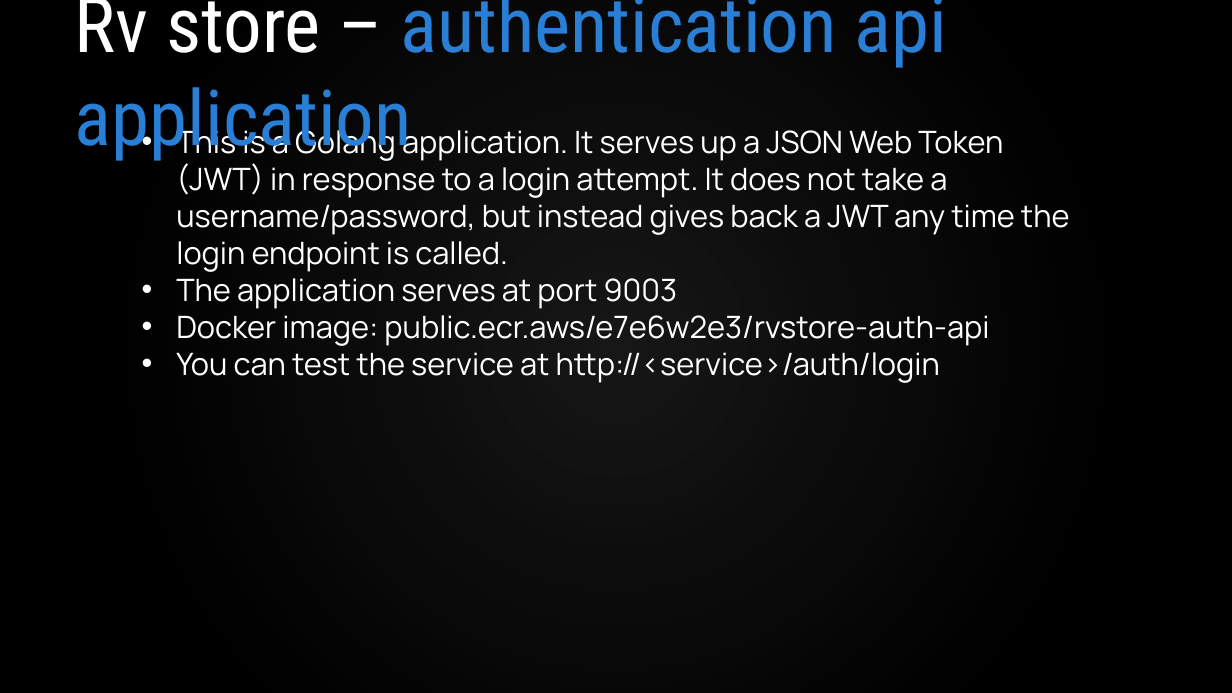
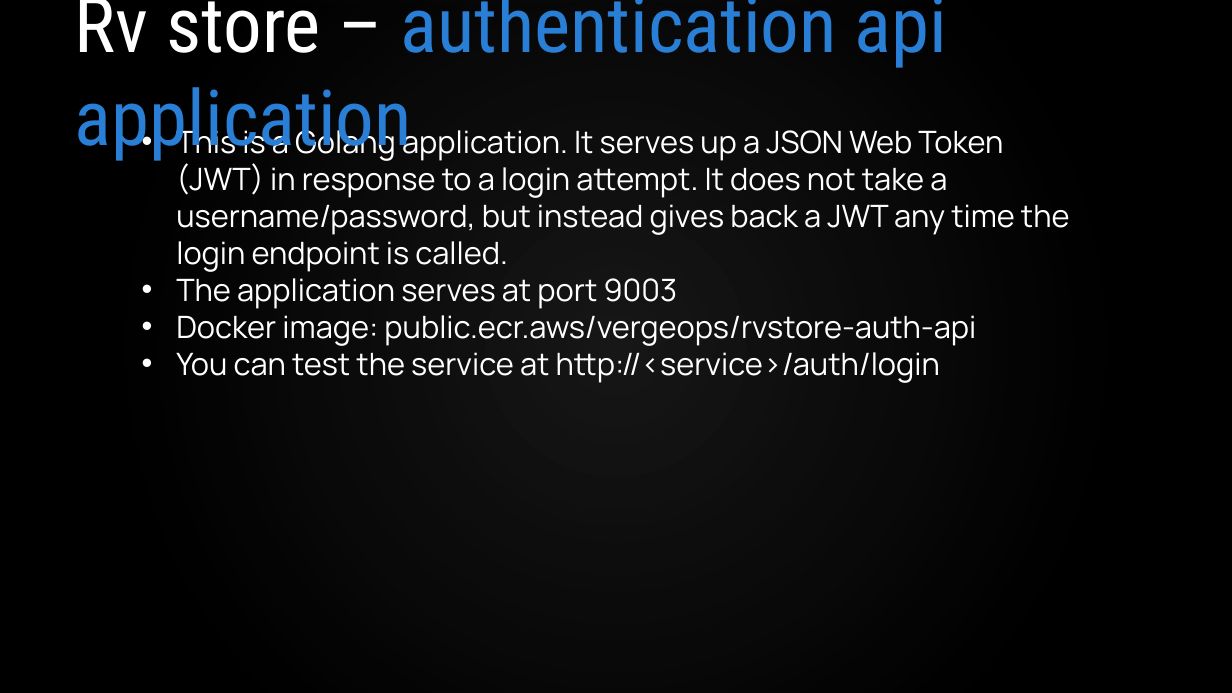
Before and after one commit to VergeOps/k8s-rvstore, a slide deck: slide 9 of rvstore_hackathon/Docker-RV Store Hackathon.pptx. Drawn at 1232x693 pixels with LibreOffice and Linux fonts; fonts in the diff are those of the drawing; background and template pictures are left out. Boxes give left, top, right and bottom in pixels: in the first picture for what was removed or moved away, otherwise in the second. Text is boxed around its words. In the diff, an @@ line names an element or a change of style, - is before the commit and + after.

Commit message:
Updated Docker hackathon

```diff
--- a/rvstore_hackathon/Docker-RV Store Hackathon.pptx
+++ b/rvstore_hackathon/Docker-RV Store Hackathon.pptx
@@ text at box(176, 315, 976, 346): text changed @@
-• Docker image: public.ecr.aws/e7e6w2e3/rvstore-auth-api
+• Docker image: public.ecr.aws/vergeops/rvstore-auth-api
```
Also in this commit, not shown: 6 other slides changed, 2 slides added, 2 other files.
